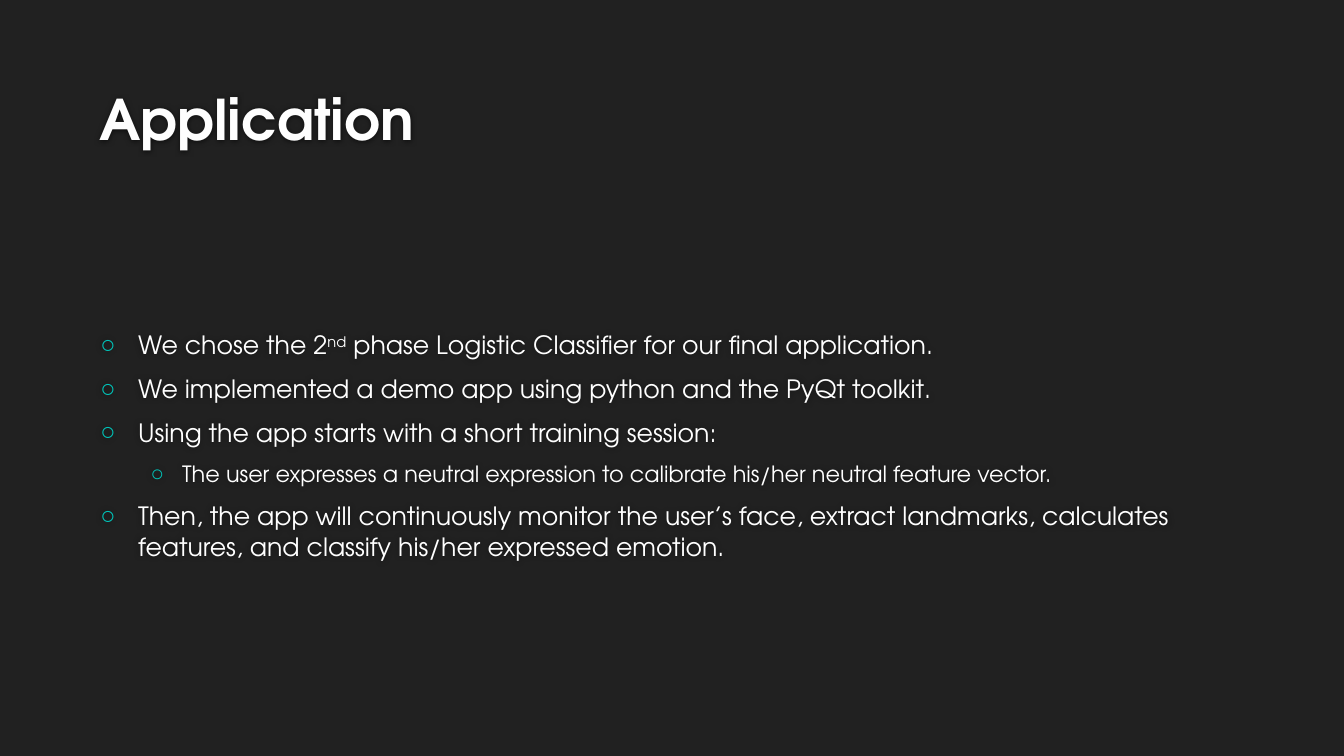
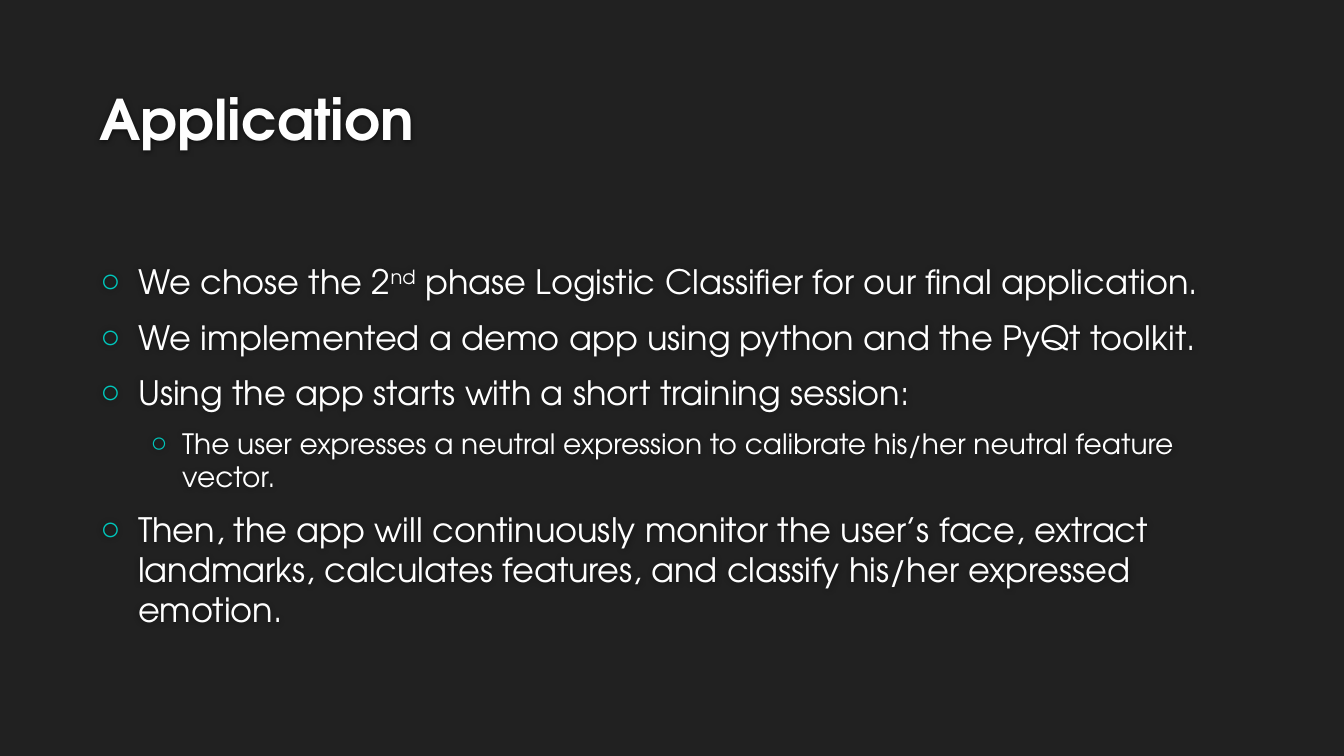
Before and after one commit to ChenEilon/ExpressionRecognition, a slide deck: slide 19 of Documents/Emotion Recognition.pptx (slide 17 before the commit). Drawn at 1344x756 pixels with LibreOffice and Linux fonts; fonts in the diff are those of the drawing; background and template pictures are left out. Boxes give left, top, right and bottom in pixels: in the first picture for what was removed or moved away, otherwise in the second. Text is boxed around its words. In the diff, an @@ line names an element or a change of style, - is before the commit and + after.

```diff
--- a/Documents/Emotion Recognition.pptx
+++ b/Documents/Emotion Recognition.pptx
@@ text "We chose the 2nd phase ..." at box(138, 268, 1198, 623): size 18 to 24 pt in "We chose the 2nd phase Logistic Classifier ...", "We implemented a demo app using python ...", "Using the app starts with a short ...", "Then, the app will continuously monitor the ..."; size 16 to 20 pt in "The user expresses a neutral expression to ..."; more space between paragraphs @@
```
Also in this commit, not shown: 15 other slides changed, 3 slides added, 1 slide removed, 3 other files.
